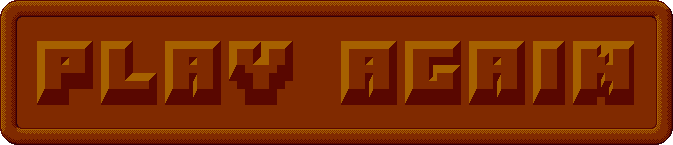
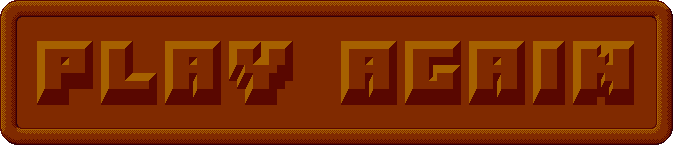
Before/after of a 673 x 145 layered artwork. What changed in the layer stack:
painted on "start1.png" over [237, 65, 253, 103]
